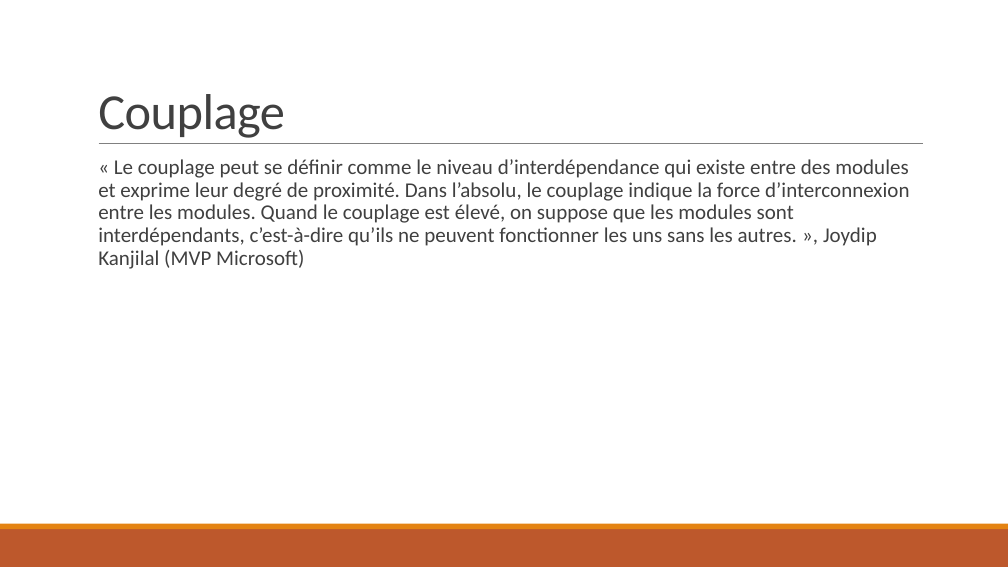
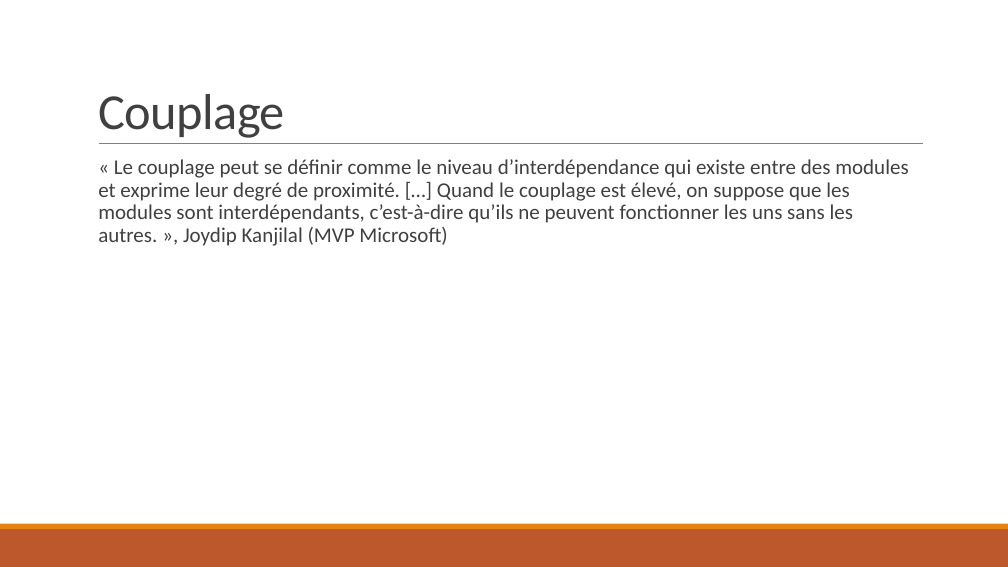
Before and after one commit to JeanFulbert/SolidPresentation, a slide deck: slide 3 of SOLID - 4 DIP.pptx. Drawn at 1008x567 pixels with LibreOffice and Linux fonts; fonts in the diff are those of the drawing. Boxes give left, top, right and bottom in pixels: in the first picture for what was removed or moved away, otherwise in the second. Text is boxed around its words. In the diff, an @@ line names an element or a change of style, - is before the commit and + after.

```diff
--- a/SOLID - 4 DIP.pptx
+++ b/SOLID - 4 DIP.pptx
@@ text at [98,159,908,246]: text changed @@
-  « Le couplage peut se définir comme le niveau d’interdépendance qui existe entre des modules et exprime leur degré de proximité. Dans l’absolu, le couplage indique la force d’interconnexion entre les modules. Quand le couplage est élevé, on suppose que les modules sont interdépendants, c’est-à-dire qu’ils ne peuvent fonctionner les uns sans les autres. », Joydip Kanjilal (MVP Microsoft)
+  « Le couplage peut se définir comme le niveau d’interdépendance qui existe entre des modules et exprime leur degré de proximité. […] Quand le couplage est élevé, on suppose que les modules sont interdépendants, c’est-à-dire qu’ils ne peuvent fonctionner les uns sans les autres. », Joydip Kanjilal (MVP Microsoft)
```
Also in this commit, not shown: 2 other slides changed, 1 other file.
